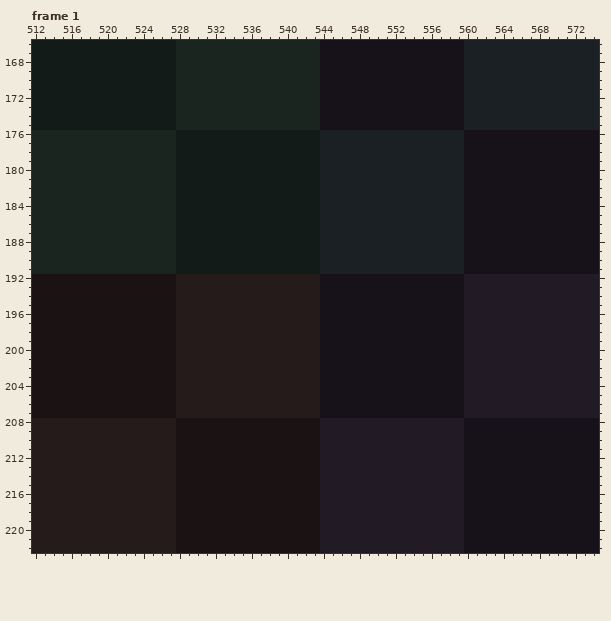
File history of a pixel-art file, assets/sprites/atlas/hpl.rework.ase. The picture above was drawn from the file before the commit.
736x736 pixels, 8 frames. Colours within 5 levels of each other are drawn and written as one. Shown: frame 1: x 512..574, y 166..222. The commit also changed other frames or places, which this record leaves out.
Now the later version:
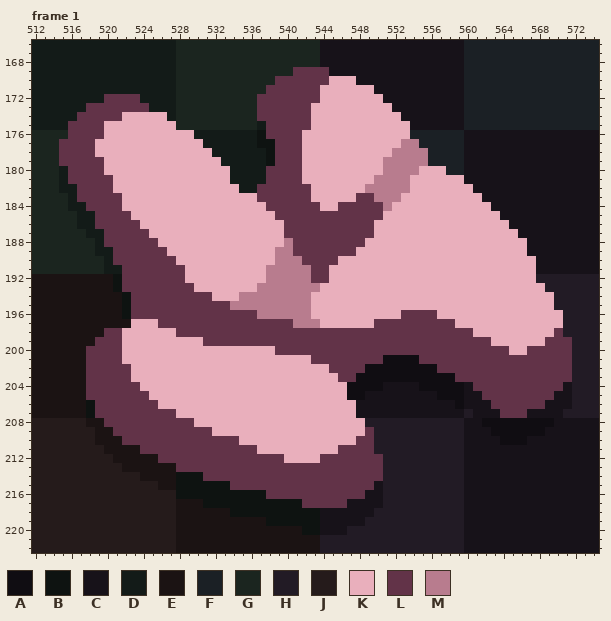
Palette (. is transparent): A #100d12  B #0e1311  C #171219  D #131b18  E #1b1313  F #1b2025  G #1b251f  H #221b25  J #251b1b  K #e9afbc  L #623348  M #b87c8e
What changed:
Frame 1, layer "cont":
y 169: x 541..544 GGGC -> LLLL
y 170: x 539..547 GGGGGCCCC -> LLLLLLKKK
y 171: x 538..549 GGGGGGCCCCCC -> LLLLLLKKKKKK
y 172: x 520..523 DDDD -> LLLL; x 537..550 GGGGGGGCCCCCCC -> LLLLLLLKKKKKKK
y 173: x 518..524 DDDDDDD -> LLLLLLL; x 537..551 GGGGGGGCCCCCCCC -> LLLLLLKKKKKKKKK
y 174: x 517..526 DDDDDDDDDD -> LLLLLKKKKK; x 537..552 GGGGGGGCCCCCCCCC -> LLLLLLKKKKKKKKKK
y 175: x 516..527 DDDDDDDDDDDD -> LLLLKKKKKKKK; x 537..553 GGGGGGGCCCCCCCCCC -> DLLLLLKKKKKKKKKKK
y 176: x 516..529 GGGGGGGGGGGGDD -> LLLLKKKKKKKKKK; x 537..553 DDDDDDDFFFFFFFFFF -> BLLLLKKKKKKKKKKKK
y 177: x 515..530 GGGGGGGGGGGGGDDD -> LLLLKKKKKKKKKKKK; x 537..554 DDDDDDDFFFFFFFFFFF -> BBLLLKKKKKKKKKKKMM
y 178: x 515..531 GGGGGGGGGGGGGDDDD -> LLLLKKKKKKKKKKKKK; x 538..555 DDDDDDFFFFFFFFFFFF -> BLLLKKKKKKKKKKMMMM
y 179: x 515..532 GGGGGGGGGGGGGDDDDD -> LLLLLKKKKKKKKKKKKK; x 538..555 DDDDDDFFFFFFFFFFFF -> BLLLKKKKKKKKKMMMMM
y 180: x 515..533 GGGGGGGGGGGGGDDDDDD -> DLLLLKKKKKKKKKKKKKK; x 538..557 DDDDDDFFFFFFFFFFFFFF -> LLLLKKKKKKKKKMMMMKKK
y 181: x 515..533 GGGGGGGGGGGGGDDDDDD -> DLLLLLKKKKKKKKKKKKK; x 538..559 DDDDDDFFFFFFFFFFFFFFFF -> LLLLKKKKKKKKMMMMKKKKKK
y 182: x 515..534 GGGGGGGGGGGGGDDDDDDD -> DDLLLLKKKKKKKKKKKKKK; x 537..560 DDDDDDDFFFFFFFFFFFFFFFFC -> LLLLLLKKKKKKMMMMMKKKKKKK
y 183: x 516..561 GGGGGGGGGGGGDDDDDDDDDDDDDDDDFFFFFFFFFFFFFFFFCC -> DLLLLLKKKKKKKKKKKKKKKLLLLLLKKKKKLLMMMKKKKKKKKK
y 184: x 516..562 GGGGGGGGGGGGDDDDDDDDDDDDDDDDFFFFFFFFFFFFFFFFCCC -> DDLLLLKKKKKKKKKKKKKKKKLLLLLLKKLLLLLMKKKKKKKKKKK
y 185: x 517..563 GGGGGGGGGGGDDDDDDDDDDDDDDDDFFFFFFFFFFFFFFFFCCCC -> DDLLLLKKKKKKKKKKKKKKKKLLLLLLLLLLLLKKKKKKKKKKKKK
y 186: x 517..564 GGGGGGGGGGGDDDDDDDDDDDDDDDDFFFFFFFFFFFFFFFFCCCCC -> DDLLLLLKKKKKKKKKKKKKKKKLLLLLLLLLLKKKKKKKKKKKKKKK
y 187: x 518..565 GGGGGGGGGGDDDDDDDDDDDDDDDDFFFFFFFFFFFFFFFFCCCCCC -> DDLLLLLKKKKKKKKKKKKKKKLLLLLLLLLLKKKKKKKKKKKKKKKK
y 188: x 519..566 GGGGGGGGGDDDDDDDDDDDDDDDDFFFFFFFFFFFFFFFFCCCCCCC -> DLLLLLLKKKKKKKKKKKKKKMLLLLLLLLKKKKKKKKKKKKKKKKKK
y 189: x 519..566 GGGGGGGGGDDDDDDDDDDDDDDDDFFFFFFFFFFFFFFFFCCCCCCC -> DDLLLLLLKKKKKKKKKKKKMMLLLLLLLKKKKKKKKKKKKKKKKKKK
y 190: x 520..567 GGGGGGGGDDDDDDDDDDDDDDDDFFFFFFFFFFFFFFFFCCCCCCCC -> DLLLLLLLKKKKKKKKKKKMMMLLLLKKKKKKKKKKKKKKKKKKKKKK
y 191: x 520..567 GGGGGGGGDDDDDDDDDDDDDDDDFFFFFFFFFFFFFFFFCCCCCCCC -> DDLLLLLLLKKKKKKKKKMMMMMLLKKKKKKKKKKKKKKKKKKKKKKK
y 192: x 521..567 EEEEEEEJJJJJJJJJJJJJJJJCCCCCCCCCCCCCCCCHHHHHHHH -> BLLLLLLLKKKKKKKKKMMMMMLLKKKKKKKKKKKKKKKKKKKKKKK
y 193: x 521..568 EEEEEEEJJJJJJJJJJJJJJJJCCCCCCCCCCCCCCCCHHHHHHHHH -> BLLLLLLLLKKKKKKKMMMMMMMKKKKKKKKKKKKKKKKKKKKKKKKK
y 194: x 522..569 EEEEEEJJJJJJJJJJJJJJJJCCCCCCCCCCCCCCCCHHHHHHHHHH -> BLLLLLLLLLKKKMMMMMMMMKKKKKKKKKKKKKKKKKKKKKKKKKKK
y 195: x 522..569 EEEEEEJJJJJJJJJJJJJJJJCCCCCCCCCCCCCCCCHHHHHHHHHH -> BLLLLLLLLLLLMMMMMMMMMKKKKKKKKKKKKKKKKKKKKKKKKKKK
y 196: x 522..570 EEEEEEJJJJJJJJJJJJJJJJCCCCCCCCCCCCCCCCHHHHHHHHHHH -> BLLLLLLLLLLLLLLMMMMMMKKKKKKKKKKLLLLKKKKKKKKKKKKKK
y 197: x 523..570 EEEEEJJJJJJJJJJJJJJJJCCCCCCCCCCCCCCCCHHHHHHHHHHH -> KKKLLLLLLLLLLLLLLLMMMKKKKKKLLLLLLLLLKKKKKKKKKKKK
y 198: x 520..570 EEEEEEEEJJJJJJJJJJJJJJJJCCCCCCCCCCCCCCCCHHHHHHHHHHH -> LLKKKKKKLLLLLLLLLLLLLLLLLLLLLLLLLLLLLLLLLKKKKKKKKKL
y 199: x 519..571 EEEEEEEEEJJJJJJJJJJJJJJJJCCCCCCCCCCCCCCCCHHHHHHHHHHHH -> LLLKKKKKKKKKLLLLLLLLLLLLLLLLLLLLLLLLLLLLLLLLKKKKKKLLL
y 200: x 518..571 EEEEEEEEEEJJJJJJJJJJJJJJJJCCCCCCCCCCCCCCCCHHHHHHHHHHHH -> LLLLKKKKKKKKKKKKKKKKKLLLLLLLLLLLLLLLLLLLLLLLLLLKKLLLLL
y 201: x 518..571 EEEEEEEEEEJJJJJJJJJJJJJJJJCCCCCCCCCCCCCCCCHHHHHHHHHHHH -> LLLLKKKKKKKKKKKKKKKKKKKKKLLLLLLLLAAAALLLLLLLLLLLLLLLLL
y 202: x 518..571 EEEEEEEEEEJJJJJJJJJJJJJJJJCCCCCCCCCCCCCCCCHHHHHHHHHHHH -> LLLLLKKKKKKKKKKKKKKKKKKKKKKLLLLAAAAAAAALLLLLLLLLLLLLLL
y 203: x 518..571 EEEEEEEEEEJJJJJJJJJJJJJJJJCCCCCCCCCCCCCCCCHHHHHHHHHHHH -> LLLLLKKKKKKKKKKKKKKKKKKKKKKKLLAAAAAAAAAAALLLLLLLLLLLLL
y 204: x 518..550 EEEEEEEEEEJJJJJJJJJJJJJJJJCCCCCCC -> LLLLLLKKKKKKKKKKKKKKKKKKKKKKKAAAA; x 555..571 CCCCCHHHHHHHHHHHH -> AAAAACLLLLLLLLLLC
y 205: x 518..548 EEEEEEEEEEJJJJJJJJJJJJJJJJCCCCC -> LLLLLLLKKKKKKKKKKKKKKKKKKKKKKAA; x 557..571 CCCHHHHHHHHHHHH -> AAACCLLLLLLLLCC
y 206: x 518..547 EEEEEEEEEEJJJJJJJJJJJJJJJJCCCC -> BLLLLLLLKKKKKKKKKKKKKKKKKKKKKK; x 559..571 CHHHHHHHHHHHH -> ACCCLLLLLLCCC
y 207: x 518..547 EEEEEEEEEEJJJJJJJJJJJJJJJJCCCC -> BLLLLLLLLLKKKKKKKKKKKKKKKKKKKK; x 561..570 HHHHHHHHHH -> CCCLLLCCCC
y 208: x 518..548 JJJJJJJJJJEEEEEEEEEEEEEEEEHHHHH -> EELLLLLLLLLLKKKKKKKKKKKKKKKKKKK; x 562..569 CCCCCCCC -> AAAAAAAA
y 209: x 519..549 JJJJJJJJJEEEEEEEEEEEEEEEEHHHHHH -> EELLLLLLLLLLLKKKKKKKKKKKKKKKKKL; x 563..568 CCCCCC -> AAAAAA
y 210: x 519..549 JJJJJJJJJEEEEEEEEEEEEEEEEHHHHHH -> EEELLLLLLLLLLLLLKKKKKKKKKKKKKLL; x 564..566 CCC -> AAA
y 211: x 520..549 JJJJJJJJEEEEEEEEEEEEEEEEHHHHHH -> EEEELLLLLLLLLLLLLKKKKKKKKKLLLL
y 212: x 521..550 JJJJJJJEEEEEEEEEEEEEEEEHHHHHHH -> EEEEELLLLLLLLLLLLLLKKKKLLLLLLL
y 213: x 522..550 JJJJJJEEEEEEEEEEEEEEEEHHHHHHH -> EEEEEELLLLLLLLLLLLLLLLLLLLLLL
y 214: x 524..550 JJJJEEEEEEEEEEEEEEEEHHHHHHH -> EEEEBBBLLLLLLLLLLLLLLLLLLLL
y 215: x 526..550 JJEEEEEEEEEEEEEEEEHHHHHHH -> EEBBBBBBLLLLLLLLLLLLLLLLC
y 216: x 528..550 EEEEEEEEEEEEEEEEHHHHHHH -> BBBBBBBBBBLLLLLLLLLLLCC
y 217: x 531..550 EEEEEEEEEEEEEHHHHHHH -> BBBBBBBBBBBLLLLLCCCC
y 218: x 534..549 EEEEEEEEEEHHHHHH -> BBBBBBBBBBCCCCCC
y 219: x 538..548 EEEEEEHHHHH -> BBBBBBCCCCC
y 220: x 542..546 EEHHH -> BBCCC
